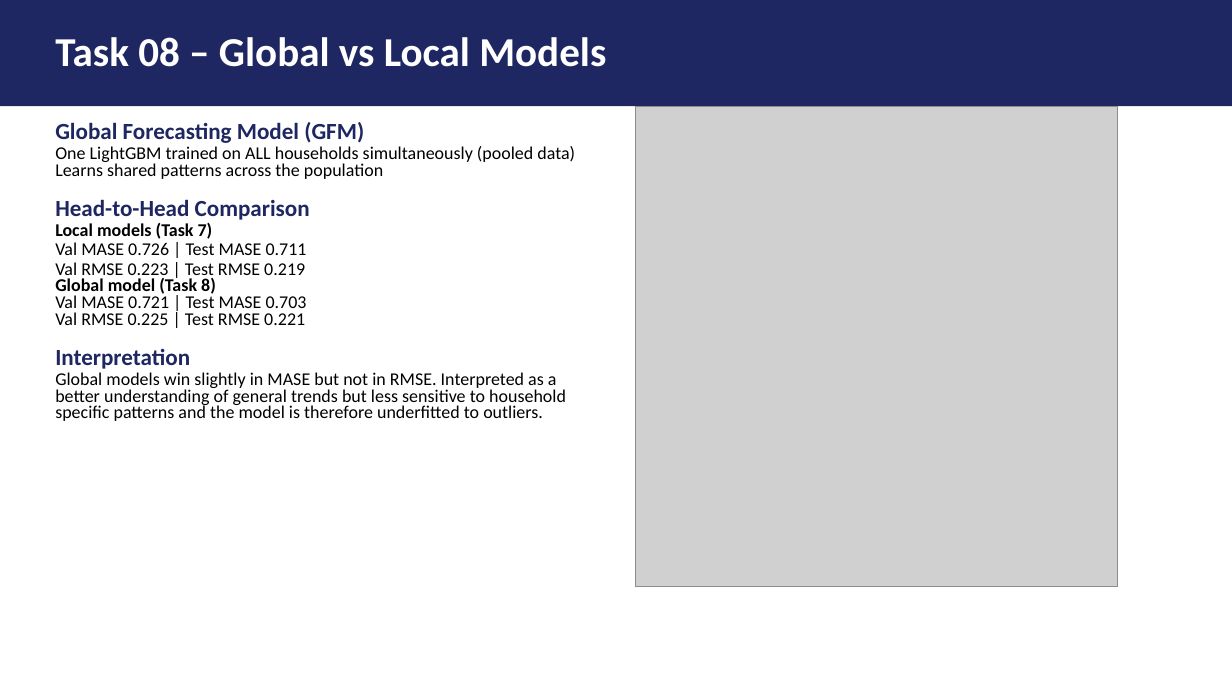
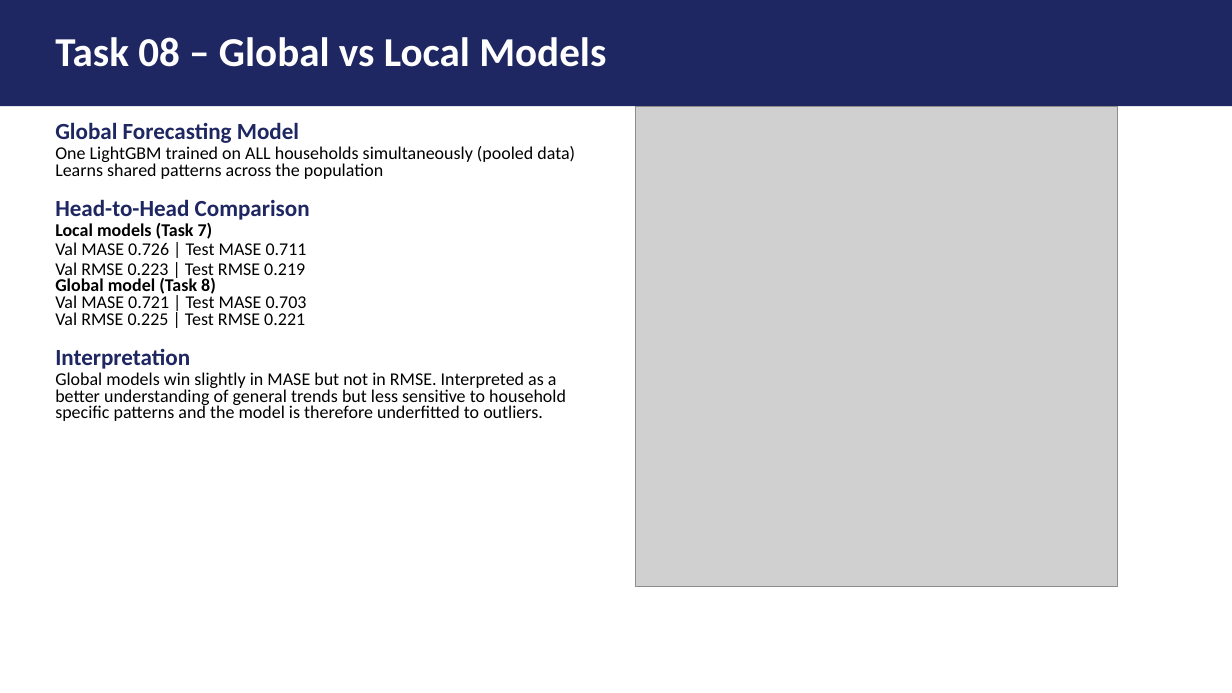
Before and after one commit to FVardi/PhD-Courses, a slide deck: slide 7 of Deep learning for time-series/Assignment 2/Presentation.pptx. Drawn at 1232x693 pixels with LibreOffice and Linux fonts; fonts in the diff are those of the drawing; grey boxes stand for pictures. Boxes give left, top, right and bottom in pixels: in the first picture for what was removed or moved away, otherwise in the second. Text is boxed around its words. In the diff, an @@ line names an element or a change of style, - is before the commit and + after.

```diff
--- a/Deep learning for time-series/Assignment 2/Presentation.pptx
+++ b/Deep learning for time-series/Assignment 2/Presentation.pptx
@@ text at <box>55,122,299,143</box>: text changed @@
-Global Forecasting Model (GFM)
+Global Forecasting Model
```
Also in this commit, not shown: 4 other slides changed, 4 other files.
